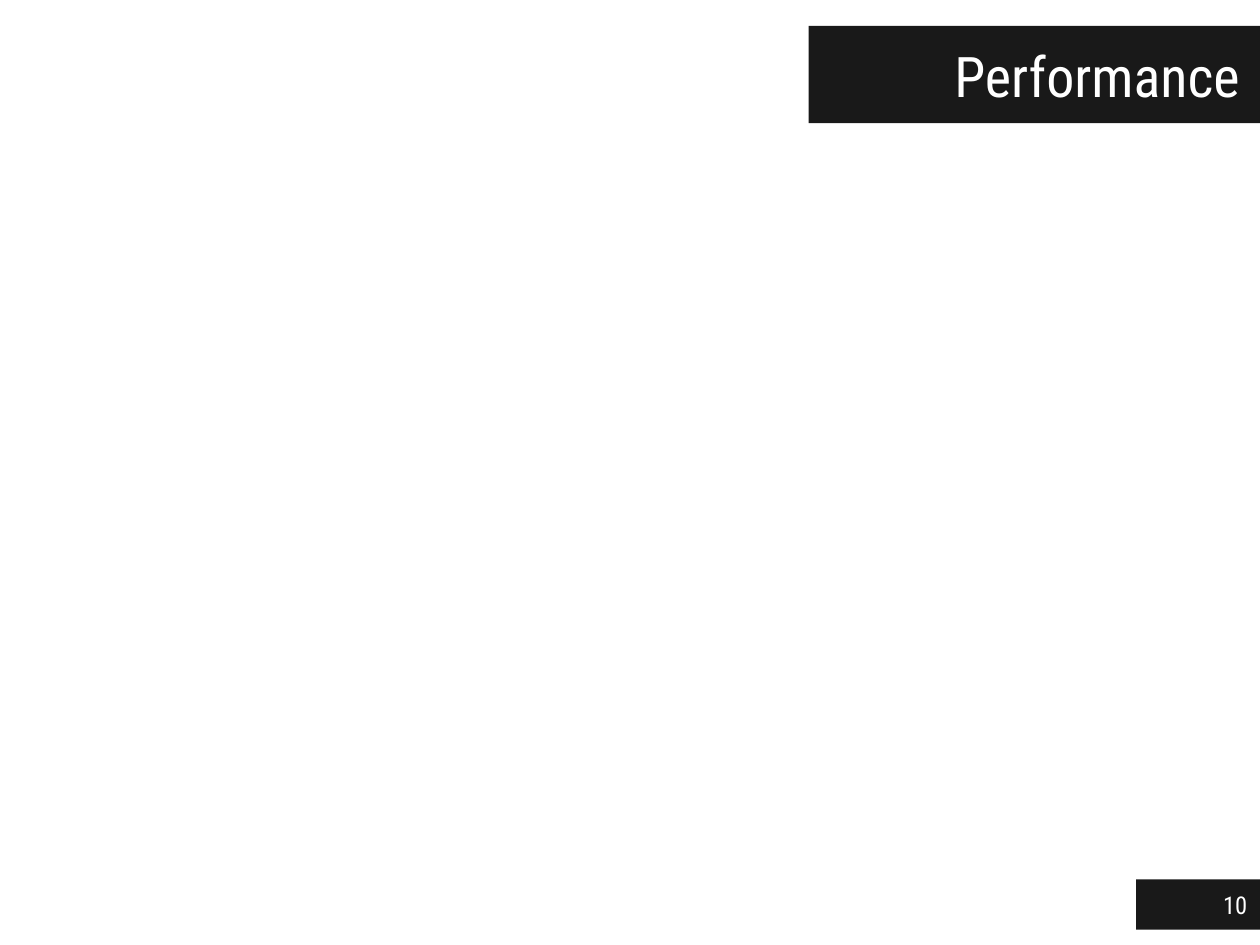
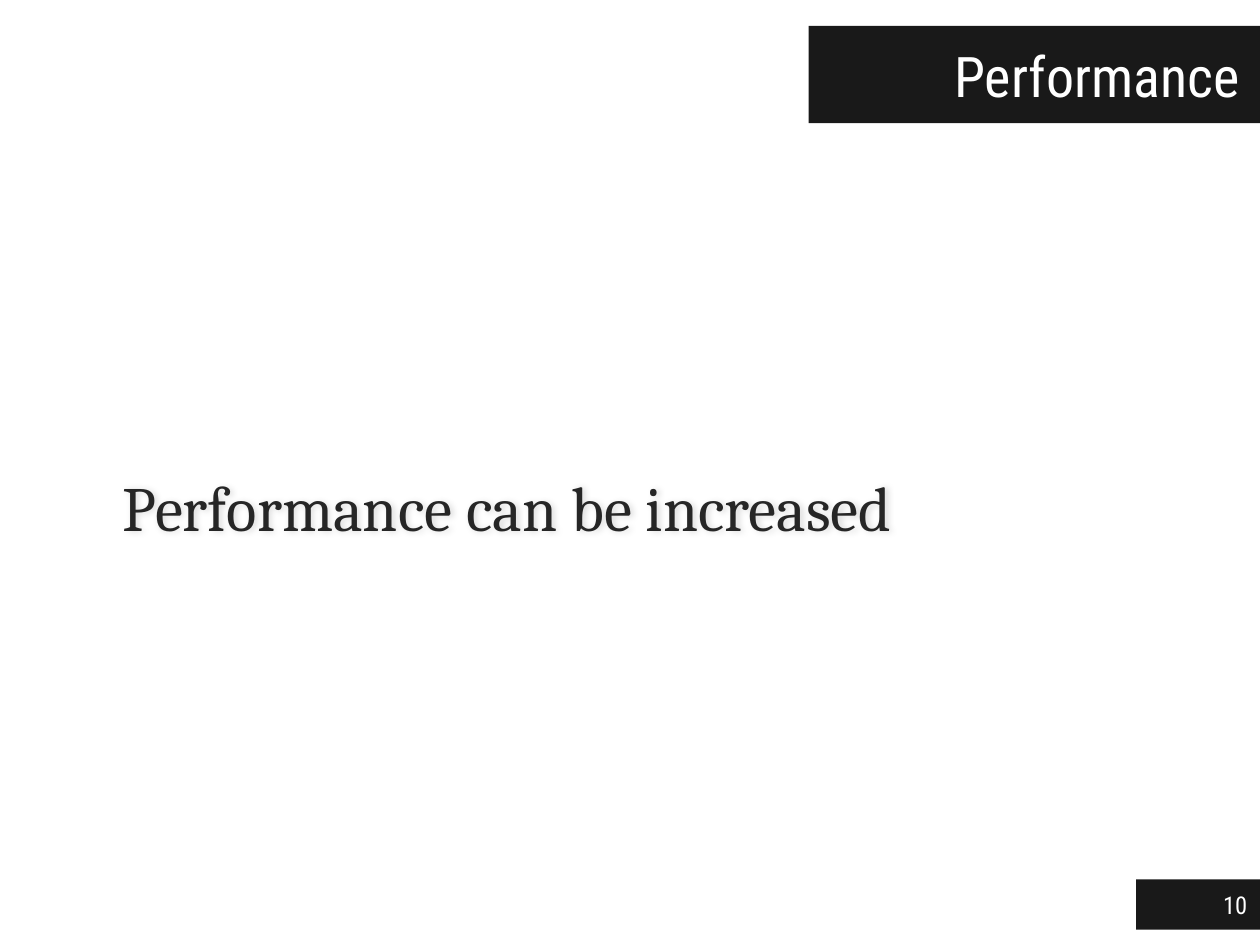
Before and after one commit to jgradim/thesis, a slide deck: slide 10 of presentations/thesis.pptx. Drawn at 1260x945 pixels with LibreOffice and Linux fonts; fonts in the diff are those of the drawing. Boxes give left, top, right and bottom in pixels: in the first picture for what was removed or moved away, otherwise in the second. Text is boxed around its words. In the diff, an @@ line names an element or a change of style, - is before the commit and + after.

```diff
--- a/presentations/thesis.pptx
+++ b/presentations/thesis.pptx
@@ text added at <box>123,486,892,532</box>, 36 pt, text #262626 @@
+Performance can be increased
```
Also in this commit, not shown: 1 other slide changed, 1 other file.
